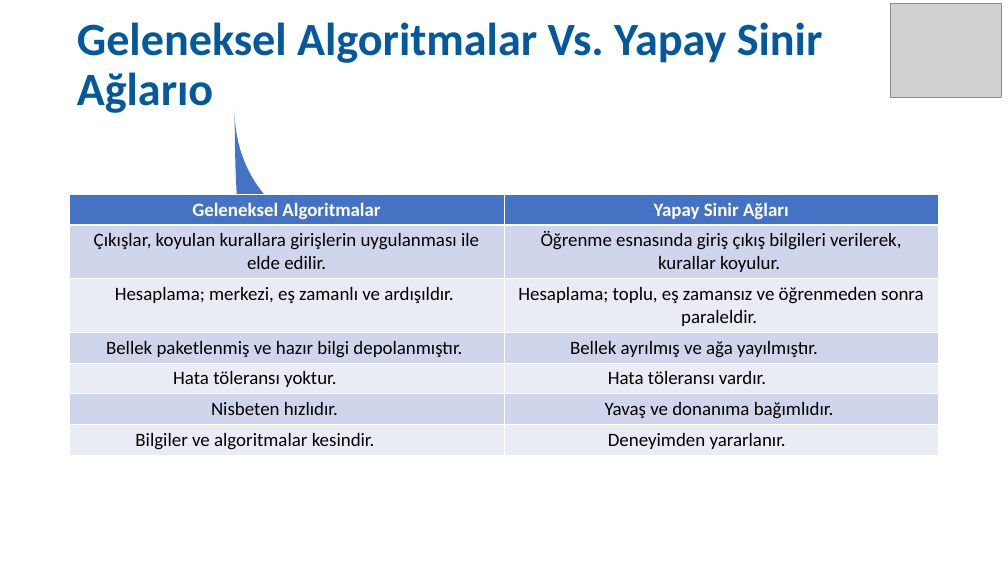
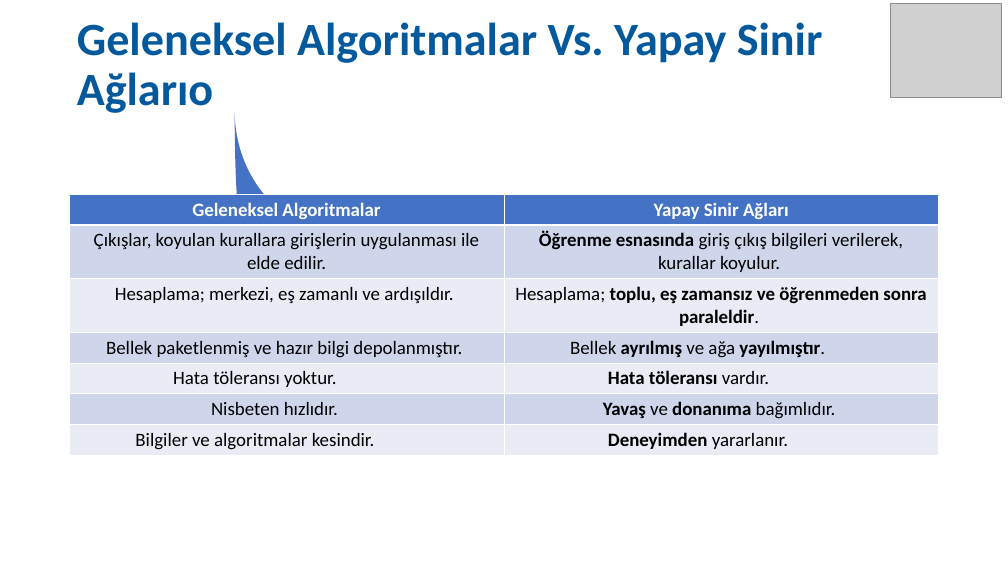
Before and after one commit to SevdanurGENC/Artificial-Neural-Networks-Lecture-Notes, a slide deck: slide 9 of Notes/01. Bolum - Yapay Sinir Aglari.ppt (slide 8 before the commit). Drawn at 1008x567 pixels with LibreOffice and Linux fonts; fonts in the diff are those of the drawing; grey boxes stand for pictures. Boxes give left, top, right and bottom in pixels: in the first picture for what was removed or moved away, otherwise in the second. Text is boxed around its words. In the diff, an @@ line names an element or a change of style, - is before the commit and + after.

```diff
--- a/Notes/01. Bolum - Yapay Sinir Aglari.ppt
+++ b/Notes/01. Bolum - Yapay Sinir Aglari.ppt
@@ table at [70, 194, 938, 454] @@
@@ bold on in "Öğrenme esnasında", "toplu, eş zamansız ve öğrenmeden sonra paraleldir.", "ayrılmış yayılmıştır.", "Hata töleransı" and 2 more places @@
```
Also in this commit, not shown: 20 other slides changed, 1 slide added.
